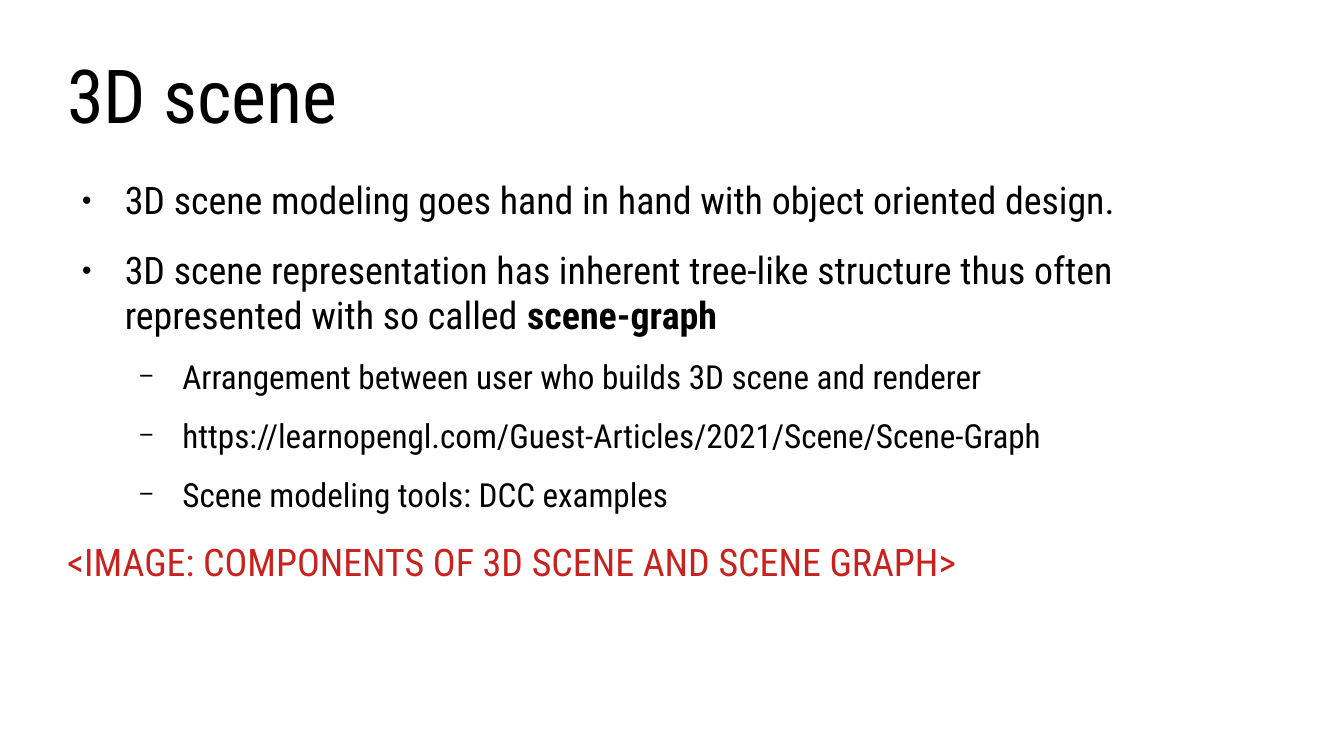
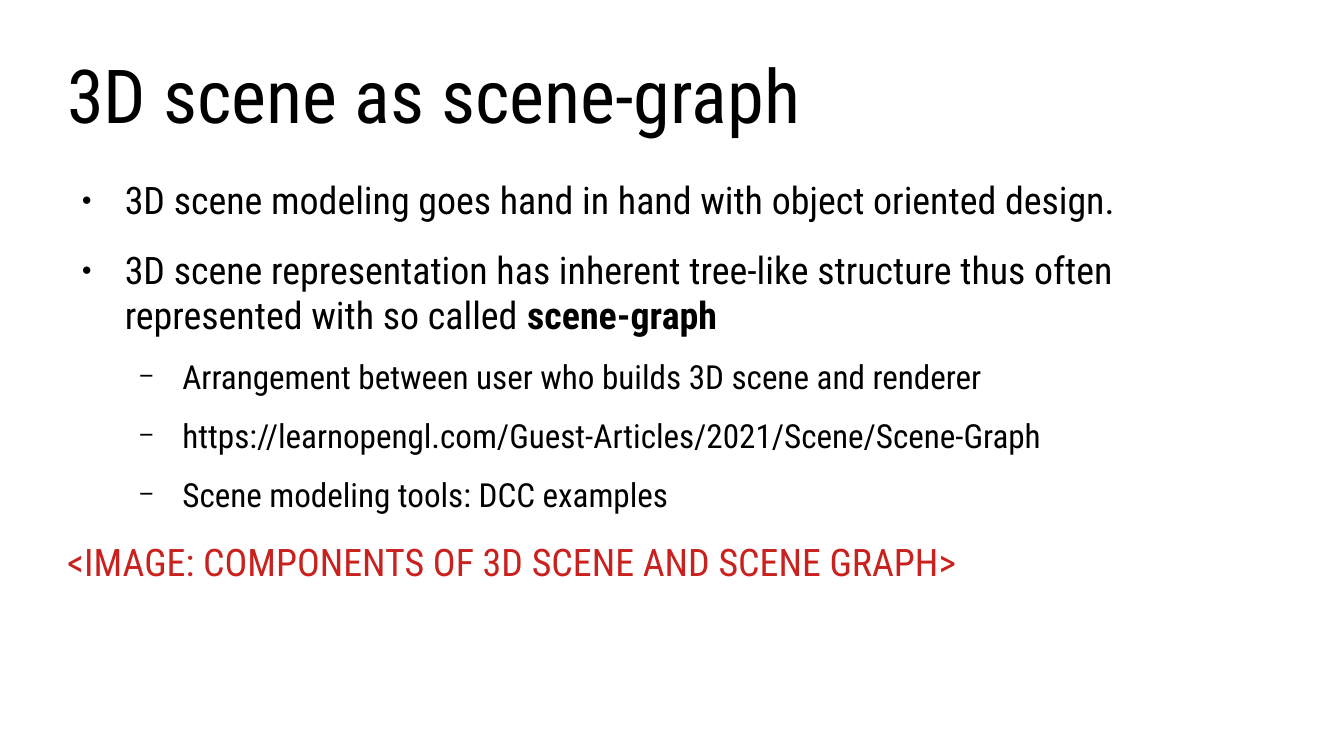
Before and after one commit to lorentzo/IntroductionToComputerGraphics, a slide deck: slide 38 of lectures/3_foundations_3d_scene/3_1_introduction_3d_scene.odp (slide 7 before the commit). Drawn at 1344x756 pixels with LibreOffice and Linux fonts; fonts in the diff are those of the drawing. Boxes give left, top, right and bottom in pixels: in the first picture for what was removed or moved away, otherwise in the second. Text is boxed around its words. In the diff, an @@ line names an element or a change of style, - is before the commit and + after.

```diff
--- a/lectures/3_foundations_3d_scene/3_1_introduction_3d_scene.odp
+++ b/lectures/3_foundations_3d_scene/3_1_introduction_3d_scene.odp
@@ title at [67, 67, 800, 139]: text changed @@
-3D scene
+3D scene as scene-graph
```
Also in this commit, not shown: 3 other slides changed, 33 slides added, 2 slides removed, 3 other files.
